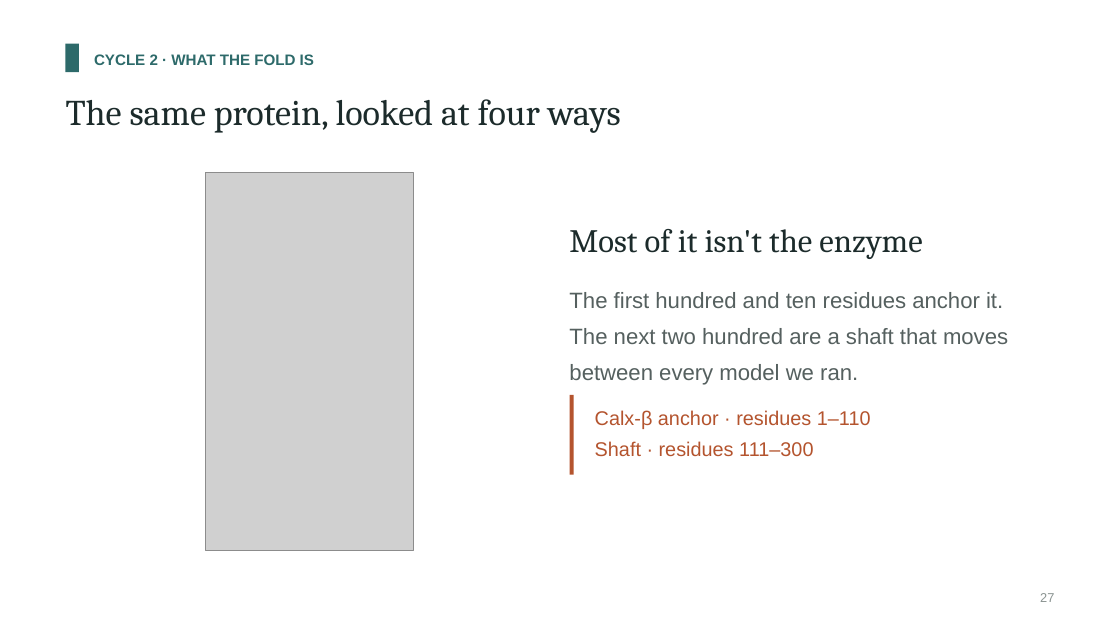
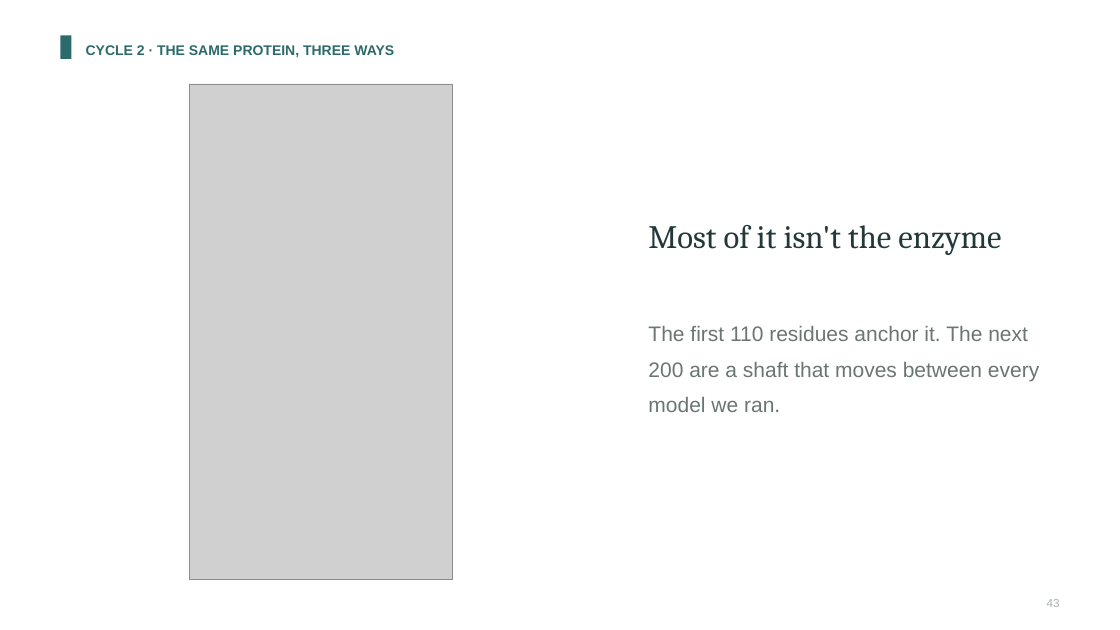
Before and after one commit to A1ex-Ch3n/igem-2026, a slide deck: slide 43 of documents/2026-10-25_presentation_deck.pptx (slide 27 before the commit). Drawn at 1120x630 pixels with LibreOffice and Linux fonts; fonts in the diff are those of the drawing; grey boxes stand for pictures. Boxes give left, top, right and bottom in pixels: in the first picture for what was removed or moved away, otherwise in the second. Text is boxed around its words. In the diff, an @@ line names an element or a change of style, - is before the commit and + after.

```diff
--- a/documents/2026-10-25_presentation_deck.pptx
+++ b/documents/2026-10-25_presentation_deck.pptx
@@ rectangle resized from (x1=66, y1=44, x2=79, y2=72) to (x1=60, y1=35, x2=71, y2=59) @@
@@ text at (x1=86, y1=45, x2=394, y2=57): text changed; size 31 to 12 pt; font Cambria to Arial; text colour #1C2B2B to #2D6A6A; bold on @@
-The same protein, looked at four ways
+CYCLE 2 · THE SAME PROTEIN, THREE WAYS
@@ text removed at (x1=94, y1=54, x2=314, y2=65) @@
-CYCLE 2 · WHAT THE FOLD IS
@@ picture resized from (x1=205, y1=172, x2=413, y2=550) to (x1=190, y1=84, x2=453, y2=580) @@
@@ text "Most of it isn't the ..." moved from (x1=569, y1=229, x2=922, y2=259) to (x1=648, y1=225, x2=1001, y2=255) @@
@@ text "Most of it isn't the ..." at (x1=648, y1=225, x2=1001, y2=255): text colour #1C2B2B to #24383A; line spacing 1.25 to 1.15 @@
@@ text at (x1=648, y1=326, x2=1039, y2=412): text changed; size 19 to 18 pt; text colour #55605F to #6B7674 @@
-The first hundred and ten residues anchor it. The next two hundred are a shaft that moves between every model we ran.
+The first 110 residues anchor it. The next 200 are a shaft that moves between every model we ran.
@@ rectangle removed at (x1=570, y1=395, x2=574, y2=475) @@
@@ text removed at (x1=595, y1=410, x2=871, y2=456) @@
-Calx-β anchor · residues 1–110
-Shaft · residues 111–300
@@ text removed at (x1=1040, y1=593, x2=1054, y2=602) @@
-27
@@ text added at (x1=1047, y1=599, x2=1060, y2=607), 10 pt, text #A8B0AE @@
+43
```
Also in this commit, not shown: 27 other slides changed, 57 slides added, 28 slides removed, 20 other files.
